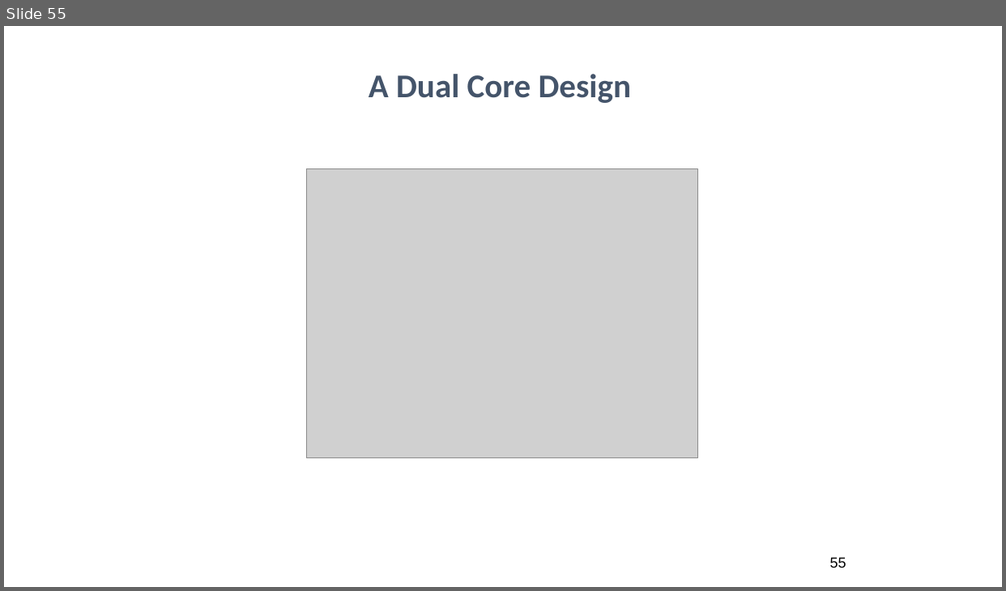
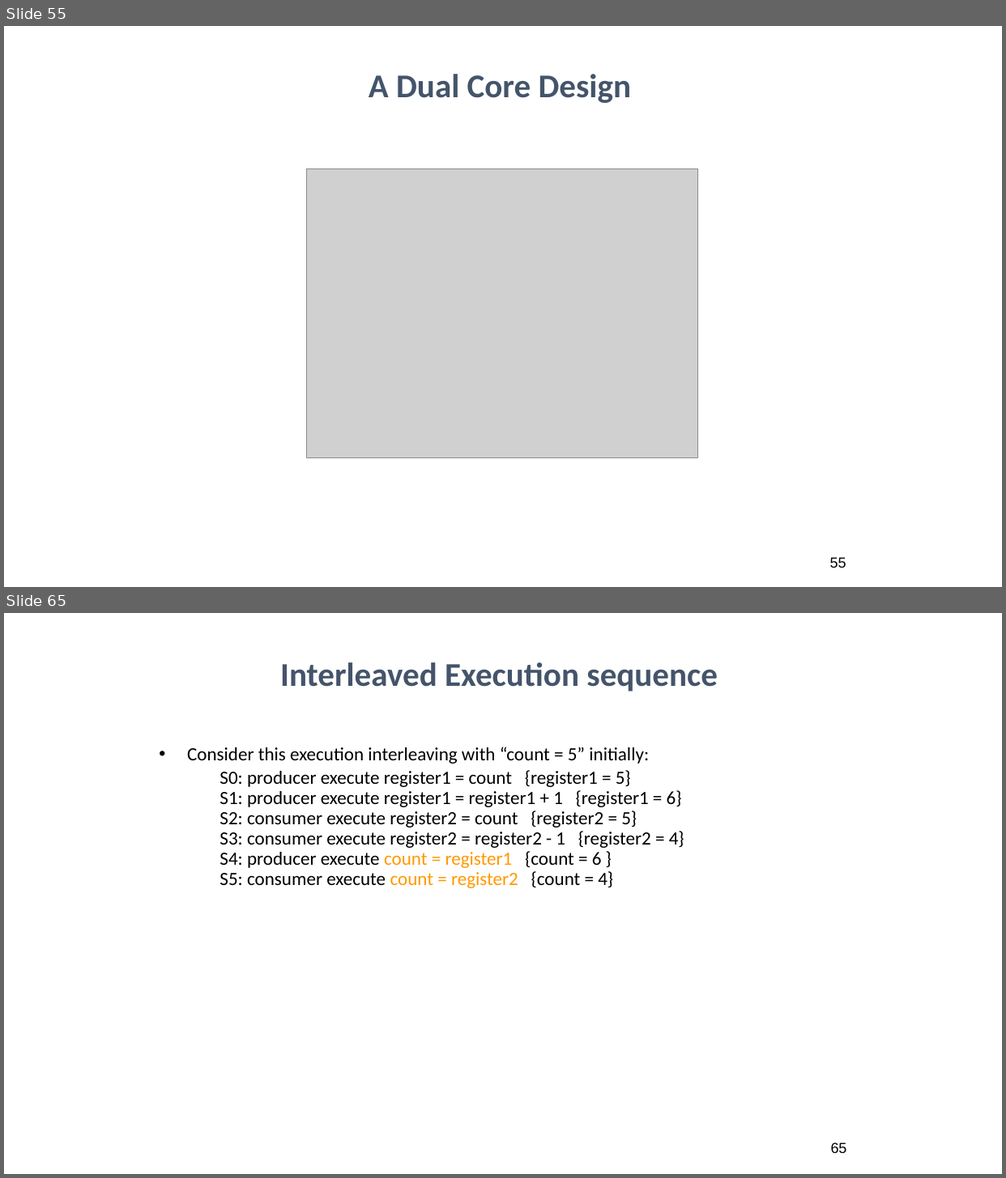
Before and after one commit to ahadsuleymanli/BHOS_IT_19_1, a slide deck: WEEK13/Week 13.pptx. Shown one above the other, each under a label of ours: slide 55 before the commit, slides 55 and 65 after it; the slides between them are not shown. The pictures are 1006x591 and 1006x1178 pixels, drawn with LibreOffice and Linux fonts; fonts in the diff are those of the drawing; grey boxes stand for pictures. Boxes give left, top, right and bottom in pixels: in the first picture for what was removed or moved away, otherwise in the second. Text is boxed around its words. In the diff, an @@ line names an element or a change of style, - is before the commit and + after.

```diff
--- a/WEEK13/Week 13.pptx
+++ b/WEEK13/Week 13.pptx
@@ slide 65 added at (4,613,1002,1174), background #FFFFFF @@
@@ text added at (280,662,718,692), 32 pt, text #44546A, bold @@
+Interleaved Execution sequence
@@ text added at (187,747,684,888), 18 pt, text #000000 @@
+• Consider this execution interleaving with “count = 5” initially:
+  S0: producer execute register1 = count {register1 = 5}
+  S1: producer execute register1 = register1 + 1 {register1 = 6}
+  S2: consumer execute register2 = count {register2 = 5}
+  S3: consumer execute register2 = register2 - 1 {register2 = 4}
+  S4: producer execute count = register1 {count = 6 }
+  S5: consumer execute count = register2 {count = 4}
@@ page number added at (831,1143,847,1153), 14 pt, text #000000 @@
+65
```
Also in this commit, not shown: 82 other slides added.
